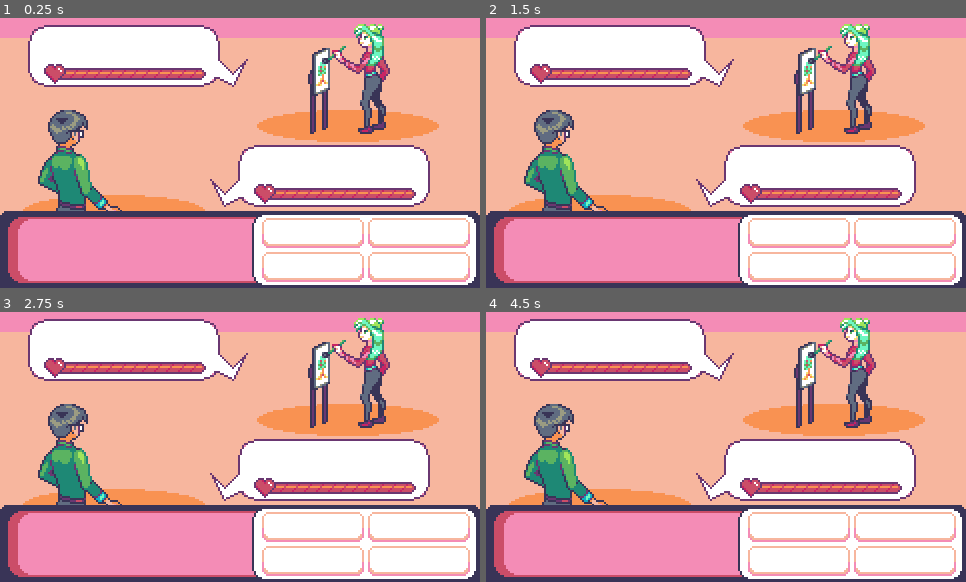
Above: before the commit, frames 1-4 (two rows, left to right).
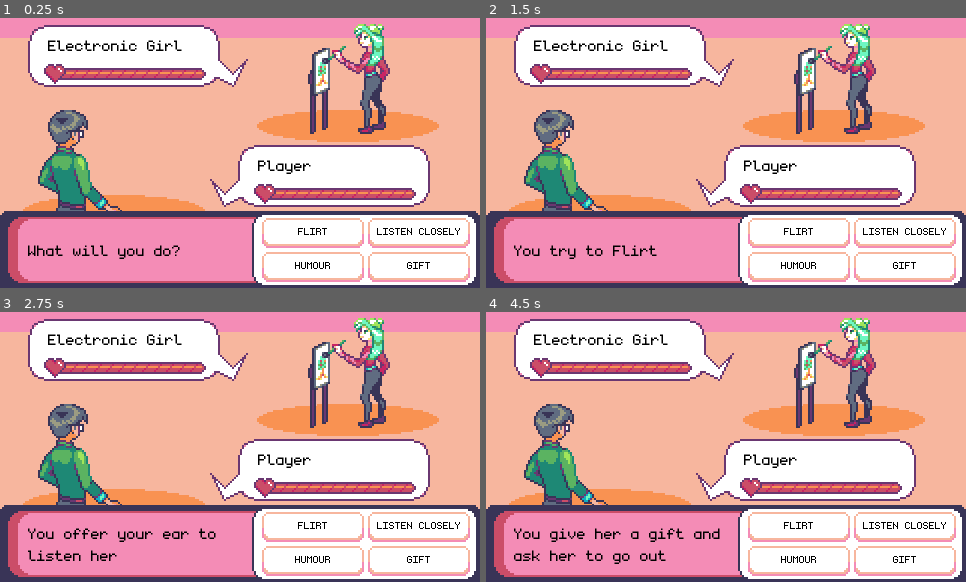
Above: after the commit, the same moments.

Repository: MaiGamesDev/PixelMate
Game: Godot game, scene res://Source/Main/BattleScene.tscn
Two runs of this game, one before a commit and one after it. Both use one fixed random seed, a clock stepped at 60 frames per second and the inputs below. This scene is started directly instead of the project's main scene.
Inputs (mouse positions are in pixels of both pictures, inside the frame that each line leads up to):
- Up to frame 1 (0.25 s): no input
- Up to frame 2 (1.5 s): click (798, 234) at 0.52 s; click (798, 234) at 1.25 s, where only the run after the commit has a clickable "Flirt"
- Up to frame 3 (2.75 s): click (417, 528) at 2.02 s
- Up to frame 4 (4.5 s): click (798, 560) at 2.77 s; click (798, 560) at 3.5 s, where only the run after the commit has a clickable "Humour"; click (903, 560) at 4.27 s

The runs differ from the first frame. In frame 1, 1.4% of the frame differs, in the area x 5-96%, y 8-93%; in frame 2, 1.3%; in frame 3, 1.7%; in frame 4, 1.9%, in the area x 5-96%, y 8-94%.

Commit message:
battle system base

Diff:
--- a/PM/Source/Main/Chat.tscn
+++ b/PM/Source/Chat/Chat.tscn
@@ -3,7 +3,7 @@
 [ext_resource path="res://Art/Lucky/Chat Room Assets/GirlPortraits-export.png" type="Texture" id=1]
 [ext_resource path="res://Art/Lucky/Chat Room Assets/SpeechBubble Opponent-export.png" type="Texture" id=2]
 [ext_resource path="res://Resource/Font/monogram.ttf" type="DynamicFontData" id=3]
-[ext_resource path="res://Source/Main/Chat.gd" type="Script" id=4]
+[ext_resource path="res://Source/Chat/Chat.gd" type="Script" id=4]
 
 [sub_resource type="AtlasTexture" id=1]
 atlas = ExtResource( 1 )
--- a/PM/Source/Main/ChatRoom2.tscn
+++ b/PM/Source/Chat/ChatRoom2.tscn
@@ -1,14 +1,14 @@
 [gd_scene load_steps=13 format=2]
 
-[ext_resource path="res://Source/Main/ChatSystem.gd" type="Script" id=1]
+[ext_resource path="res://Source/Chat/ChatSystem.gd" type="Script" id=1]
 [ext_resource path="res://Art/Lucky/Chat Room Assets/Text Option Button-export.png" type="Texture" id=2]
-[ext_resource path="res://Source/Main/Chat.tscn" type="PackedScene" id=3]
+[ext_resource path="res://Source/Chat/Chat.tscn" type="PackedScene" id=3]
 [ext_resource path="res://Art/Lucky/Chat Room Assets/ChatRoomBackground 2x - Front.png" type="Texture" id=4]
 [ext_resource path="res://Art/Lucky/Chat Room Assets/optionButton.png" type="Texture" id=5]
 [ext_resource path="res://Art/Lucky/Chat Room Assets/ChatRoomBackground 2x.png" type="Texture" id=6]
 [ext_resource path="res://Art/Lucky/Chat Room Assets/optionButton2.png" type="Texture" id=7]
 [ext_resource path="res://Resource/Font/monogram.ttf" type="DynamicFontData" id=8]
-[ext_resource path="res://Source/Main/PlayerChat.tscn" type="PackedScene" id=9]
+[ext_resource path="res://Source/Chat/PlayerChat.tscn" type="PackedScene" id=9]
 
 [sub_resource type="StyleBoxEmpty" id=2]
 
--- a/PM/Source/Main/PlayerChat.tscn
+++ b/PM/Source/Chat/PlayerChat.tscn
@@ -1,6 +1,6 @@
 [gd_scene load_steps=5 format=2]
 
-[ext_resource path="res://Source/Main/Chat.gd" type="Script" id=1]
+[ext_resource path="res://Source/Chat/Chat.gd" type="Script" id=1]
 [ext_resource path="res://Resource/Font/monogram.ttf" type="DynamicFontData" id=2]
 [ext_resource path="res://Art/Lucky/Chat Room Assets/SpeechBubble Main Character-export.png" type="Texture" id=3]
 
--- a/PM/Source/Main/BattleScene.tscn
+++ b/PM/Source/Main/BattleScene.tscn
@@ -12,6 +12,8 @@
 [ext_resource path="res://Art/Lucky/Battle Scene Assets/Battle Scene Footer 2x.png" type="Texture" id=10]
 [ext_resource path="res://Art/Lucky/Battle Scene Assets/Girls Sprites-export.png" type="Texture" id=11]
 [ext_resource path="res://Art/Lucky/Battle Scene Assets/Main Character Sprites-export.png" type="Texture" id=12]
+[ext_resource path="res://Resource/Font/monogram.ttf" type="DynamicFontData" id=13]
+[ext_resource path="res://Source/Main/BattleSystem.gd" type="Script" id=14]
 
 [sub_resource type="AtlasTexture" id=1]
 atlas = ExtResource( 12 )
@@ -34,23 +36,23 @@
 "speed": 5.0
 } ]
 
+[sub_resource type="AtlasTexture" id=6]
+atlas = ExtResource( 11 )
+region = Rect2( 0, 256, 96, 128 )
+
+[sub_resource type="AtlasTexture" id=5]
+atlas = ExtResource( 11 )
+region = Rect2( 0, 128, 96, 128 )
+
 [sub_resource type="AtlasTexture" id=4]
 atlas = ExtResource( 11 )
 region = Rect2( 0, 0, 96, 128 )
 
-[sub_resource type="AtlasTexture" id=5]
-atlas = ExtResource( 11 )
-region = Rect2( 0, 128, 96, 128 )
-
-[sub_resource type="AtlasTexture" id=6]
-atlas = ExtResource( 11 )
-region = Rect2( 0, 256, 96, 128 )
-
 [sub_resource type="SpriteFrames" id=7]
 animations = [ {
-"frames": [ SubResource( 4 ) ],
-"loop": true,
-"name": "erika",
+"frames": [ SubResource( 6 ) ],
+"loop": true,
+"name": "hyuna",
 "speed": 5.0
 }, {
 "frames": [ SubResource( 5 ) ],
@@ -58,13 +60,32 @@
 "name": "minnie",
 "speed": 5.0
 }, {
-"frames": [ SubResource( 6 ) ],
-"loop": true,
-"name": "hyuna",
+"frames": [ SubResource( 4 ) ],
+"loop": true,
+"name": "erika",
 "speed": 5.0
 } ]
 
+[sub_resource type="DynamicFont" id=11]
+size = 24
+font_data = ExtResource( 13 )
+
+[sub_resource type="DynamicFont" id=10]
+size = 24
+font_data = ExtResource( 13 )
+
+[sub_resource type="DynamicFont" id=8]
+font_data = ExtResource( 13 )
+
+[sub_resource type="Theme" id=9]
+default_font = SubResource( 8 )
+
 [node name="BattleScene" type="Node"]
+script = ExtResource( 14 )
+__meta__ = {
+"_edit_horizontal_guides_": [ 18.0, 17.0, 137.0 ],
+"_edit_vertical_guides_": [ 44.0, 206.0, 48.0, 258.0 ]
+}
 
 [node name="Background" type="Sprite" parent="."]
 texture = ExtResource( 9 )
@@ -91,6 +112,18 @@
 [node name="EnemyStatePlace" type="Sprite" parent="."]
 position = Vector2( 138, 38 )
 texture = ExtResource( 3 )
+
+[node name="Name" type="Label" parent="EnemyStatePlace"]
+margin_left = -90.0
+margin_top = -21.0
+margin_right = 72.0
+margin_bottom = -2.0
+custom_colors/font_color = Color( 0, 0, 0, 1 )
+custom_fonts/font = SubResource( 11 )
+text = "Electronic Girl"
+__meta__ = {
+"_edit_use_anchors_": false
+}
 
 [node name="EnemyHPBar" type="TextureRect" parent="EnemyStatePlace"]
 margin_left = -94.0
@@ -117,6 +150,18 @@
 position = Vector2( 320, 158 )
 texture = ExtResource( 8 )
 
+[node name="Name" type="Label" parent="PlayerStatePlace"]
+margin_left = -62.0
+margin_top = -21.0
+margin_right = 100.0
+margin_bottom = -2.0
+custom_colors/font_color = Color( 0, 0, 0, 1 )
+custom_fonts/font = SubResource( 11 )
+text = "Player"
+__meta__ = {
+"_edit_use_anchors_": false
+}
+
 [node name="PlayerHPBar" type="TextureRect" parent="PlayerStatePlace"]
 margin_left = -66.0
 margin_top = 8.0
@@ -145,17 +190,32 @@
 [node name="ButtonPlace" type="Sprite" parent="Footer"]
 texture = ExtResource( 1 )
 
+[node name="BattleInfo" type="Label" parent="Footer"]
+margin_left = -212.0
+margin_top = -31.0
+margin_right = 11.0
+margin_bottom = 31.0
+custom_colors/font_color = Color( 0, 0, 0, 1 )
+custom_fonts/font = SubResource( 10 )
+text = "What will you do?"
+valign = 1
+autowrap = true
+__meta__ = {
+"_edit_use_anchors_": false
+}
+
 [node name="BattleButtons" type="GridContainer" parent="Footer"]
 margin_left = 22.0
 margin_top = -32.0
 margin_right = 230.0
 margin_bottom = 32.0
+theme = SubResource( 9 )
 columns = 2
 __meta__ = {
 "_edit_use_anchors_": false
 }
 
-[node name="BattleButton" type="TextureButton" parent="Footer/BattleButtons"]
+[node name="Flirt" type="TextureButton" parent="Footer/BattleButtons"]
 margin_right = 102.0
 margin_bottom = 30.0
 texture_normal = ExtResource( 5 )
@@ -164,7 +224,20 @@
 "_edit_use_anchors_": false
 }
 
-[node name="BattleButton2" type="TextureButton" parent="Footer/BattleButtons"]
+[node name="Label" type="Label" parent="Footer/BattleButtons/Flirt"]
+anchor_right = 1.0
+anchor_bottom = 1.0
+margin_bottom = -4.0
+custom_colors/font_color = Color( 0, 0, 0, 1 )
+text = "Flirt"
+align = 1
+valign = 1
+uppercase = true
+__meta__ = {
+"_edit_use_anchors_": false
+}
+
+[node name="Listen" type="TextureButton" parent="Footer/BattleButtons"]
 margin_left = 106.0
 margin_right = 208.0
 margin_bottom = 30.0
@@ -174,7 +247,20 @@
 "_edit_use_anchors_": false
 }
 
-[node name="BattleButton3" type="TextureButton" parent="Footer/BattleButtons"]
+[node name="Label" type="Label" parent="Footer/BattleButtons/Listen"]
+anchor_right = 1.0
+anchor_bottom = 1.0
+margin_bottom = -4.0
+custom_colors/font_color = Color( 0, 0, 0, 1 )
+text = "Listen CloseLy"
+align = 1
+valign = 1
+uppercase = true
+__meta__ = {
+"_edit_use_anchors_": false
+}
+
+[node name="Humour" type="TextureButton" parent="Footer/BattleButtons"]
 margin_top = 34.0
 margin_right = 102.0
 margin_bottom = 64.0
@@ -184,7 +270,20 @@
 "_edit_use_anchors_": false
 }
 
-[node name="BattleButton4" type="TextureButton" parent="Footer/BattleButtons"]
+[node name="Label" type="Label" parent="Footer/BattleButtons/Humour"]
+anchor_right = 1.0
+anchor_bottom = 1.0
+margin_bottom = -4.0
+custom_colors/font_color = Color( 0, 0, 0, 1 )
+text = "Humour"
+align = 1
+valign = 1
+uppercase = true
+__meta__ = {
+"_edit_use_anchors_": false
+}
+
+[node name="Gift" type="TextureButton" parent="Footer/BattleButtons"]
 margin_left = 106.0
 margin_top = 34.0
 margin_right = 208.0
@@ -194,3 +293,21 @@
 __meta__ = {
 "_edit_use_anchors_": false
 }
+
+[node name="Label" type="Label" parent="Footer/BattleButtons/Gift"]
+anchor_right = 1.0
+anchor_bottom = 1.0
+margin_bottom = -4.0
+custom_colors/font_color = Color( 0, 0, 0, 1 )
+text = "Gift"
+align = 1
+valign = 1
+uppercase = true
+__meta__ = {
+"_edit_use_anchors_": false
+}
+
+[connection signal="pressed" from="Footer/BattleButtons/Flirt" to="." method="_on_Flirt_pressed"]
+[connection signal="pressed" from="Footer/BattleButtons/Listen" to="." method="_on_Listen_pressed"]
+[connection signal="pressed" from="Footer/BattleButtons/Humour" to="." method="_on_Humour_pressed"]
+[connection signal="pressed" from="Footer/BattleButtons/Gift" to="." method="_on_Gift_pressed"]
--- /dev/null
+++ b/PM/Source/Main/BattleSystem.gd
@@ -0,0 +1,15 @@
+extends Node
+
+onready var battle_info = $Footer/BattleInfo
+
+func _on_Flirt_pressed() -> void:
+	battle_info.text = "You try to Flirt"
+
+func _on_Listen_pressed() -> void:
+	battle_info.text = "You offer your ear to listen her"
+
+func _on_Humour_pressed() -> void:
+	battle_info.text = "You make a horrible joke"
+
+func _on_Gift_pressed() -> void:
+	battle_info.text = "You give her a gift and ask her to go out"
Renamed: PM/Source/Main/Chat.gd -> PM/Source/Chat/Chat.gd
Renamed: PM/Source/Main/ChatRoom.tscn -> PM/Source/Chat/ChatRoom.tscn
Renamed: PM/Source/Main/ChatSystem.gd -> PM/Source/Chat/ChatSystem.gd
Not shown: 1 places in PM/Source/Main/BattleScene.tscn that only renumber resources
